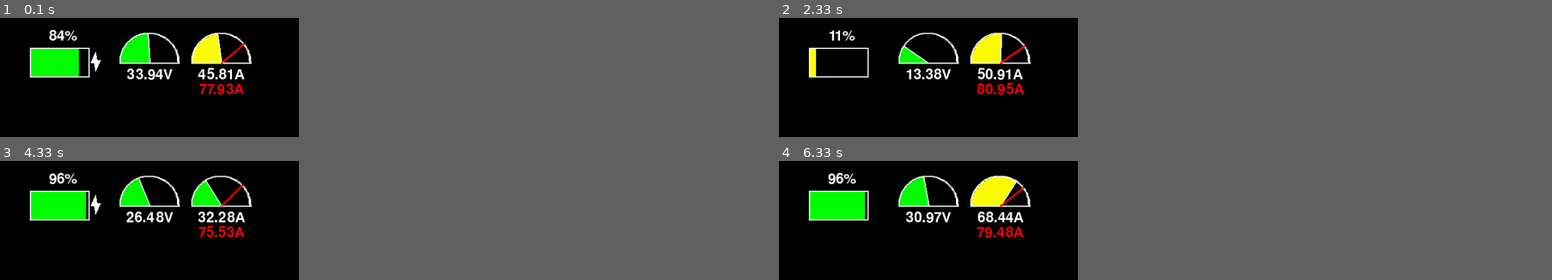
Above: before the commit, frames 1-4 (two rows, left to right).
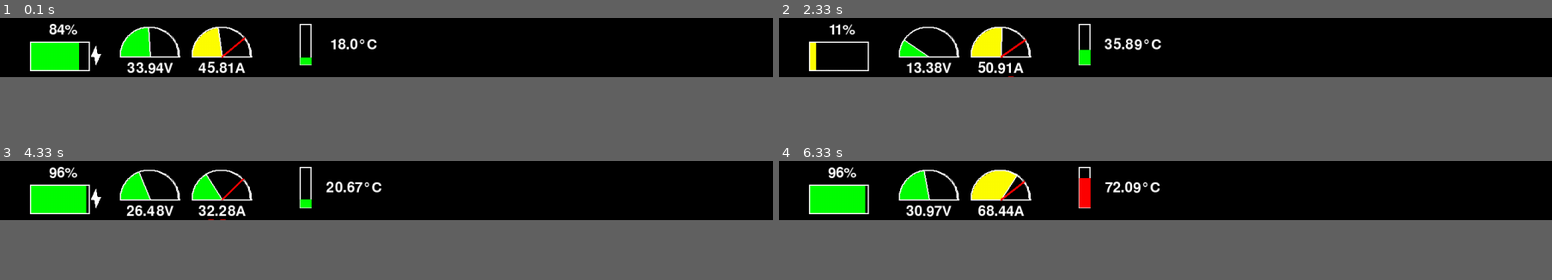
Above: after the commit, the same moments.

Repository: TjadenWright/NASA_BTI
Game: pygame game, started from GUI/icons.py
The game is run twice, just before and just after one commit, with the same random seed, the same clock (stepped at 60 frames per second) and the same inputs.
Inputs:
- Up to frame 1 (0.1 s): no input
- Up to frame 2 (2.33 s): no input
- Up to frame 3 (4.33 s): no input
- Up to frame 4 (6.33 s): no input
The window is 348x139 before the commit and 900x69 after it. Grey fills any space a smaller window leaves; there, only what the larger window draws over its background counts as a difference.

The runs differ from the first frame. In frame 1, 5.6% of the frame differs, in the area x 3-49%, y 5-65%; in frame 2, 5.2%; in frame 3, 5.8%; in frame 4, 6.0%, in the area x 3-50%, y 5-65%.

Commit message:
updated icons

Diff:
--- a/GUI/icons.py
+++ b/GUI/icons.py
@@ -8,7 +8,7 @@
 pygame.init()
 
 # Screen dimensions
-WIDTH, HEIGHT = 500, 200
+WIDTH, HEIGHT = 1350 - 60, 100
 screen = pygame.display.set_mode((WIDTH, HEIGHT))
 pygame.display.set_caption("Battery Status")
 
@@ -24,7 +24,7 @@
 BATTERY_WIDTH = 100
 BATTERY_HEIGHT = 50
 BATTERY_X = 50
-BATTERY_Y = 50
+BATTERY_Y = 40
 
 # Speedometer dimensions
 SPEEDOMETER_RADIUS = 50
@@ -32,6 +32,12 @@
 SPEEDOMETER_START_ANGLE = 2 * math.pi  # Start angle for semicircle
 SPEEDOMETER_END_ANGLE = math.pi  # End angle for semicircle
 SPEEDOMETER_MAX_VALUE= 70
+
+# Thermometer dimensions
+THERMOMETER_X = 500
+THERMOMETER_Y = 10
+THERMOMETER_WIDTH = 20
+THERMOMETER_HEIGHT = 70
 
 # Font
 font = pygame.font.Font(None, 36)
@@ -73,7 +79,7 @@
 
     if(color == RED):
         txt = font_big.render("!", True, WHITE)
-        tet_rect = txt.get_rect(center=(BATTERY_X + BATTERY_WIDTH // 2, BATTERY_Y + 28))
+        tet_rect = txt.get_rect(center=(BATTERY_X + BATTERY_WIDTH // 2, BATTERY_Y + BATTERY_HEIGHT // 2))
         screen.blit(txt, tet_rect)
 
 def speedometer(speed, value="V", max_val = 70, x = BATTERY_X + BATTERY_WIDTH + 100, y = BATTERY_Y + BATTERY_HEIGHT // 2, fuse=0, r = 50):
@@ -153,6 +159,29 @@
         tet_rect = txt.get_rect(center=(x, y - 20))
         screen.blit(txt, tet_rect)
 
+def draw_thermometer(screen, value, x = THERMOMETER_X, y = THERMOMETER_Y):
+    # Thermometer outline
+    pygame.draw.rect(screen, WHITE, (x, y, THERMOMETER_WIDTH, THERMOMETER_HEIGHT), 2)
+
+    # Calculate fill height based on value
+    fill_height = THERMOMETER_HEIGHT * (value / 100)
+
+    if(value <= 0.5*100):
+        color = GREEN
+    elif(value <= 0.7*100 and value > 0.5*100):
+        color = YELLOW
+    else:
+        color = RED
+
+    # Draw speed number
+    font = pygame.font.Font(None, 36)
+    text_surface = font.render(str(value) + "°C", True, WHITE)
+    text_rect = text_surface.get_rect(center=(x + 90 , y + 35))
+    screen.blit(text_surface, text_rect)
+
+    # Fill thermometer
+    fill_rect = pygame.Rect(x + 1, y + THERMOMETER_HEIGHT - fill_height, THERMOMETER_WIDTH - 1, fill_height)
+    pygame.draw.rect(screen, color, fill_rect)
 
 # Function to draw charging symbol with triangles
 def draw_charging_symbol(screen, x, y, color):
@@ -168,6 +197,7 @@
     voltage = 48.7  # Example speed, replace this with your variable
     current = 80.4
     fuse_current = 80
+    temp = 80
 
     while True:
         for event in pygame.event.get():
@@ -180,10 +210,13 @@
         current = round(random.uniform(0, 100), 2)
         fuse_current = round(random.uniform(75, 85), 2)
         charging = random.choice([True, False])
+        temp = round(random.uniform(0, 100), 2)
 
         draw_battery(screen, battery_percent, charging)
         speedometer(voltage)
         speedometer(current, "A", max_val=100, x=BATTERY_X + BATTERY_WIDTH + 220, y=BATTERY_Y + BATTERY_HEIGHT // 2, fuse=fuse_current)
+        draw_thermometer(screen, temp)  # Example using current value, replace this with your variable
+
         pygame.display.flip()
 
         time.sleep(2)
